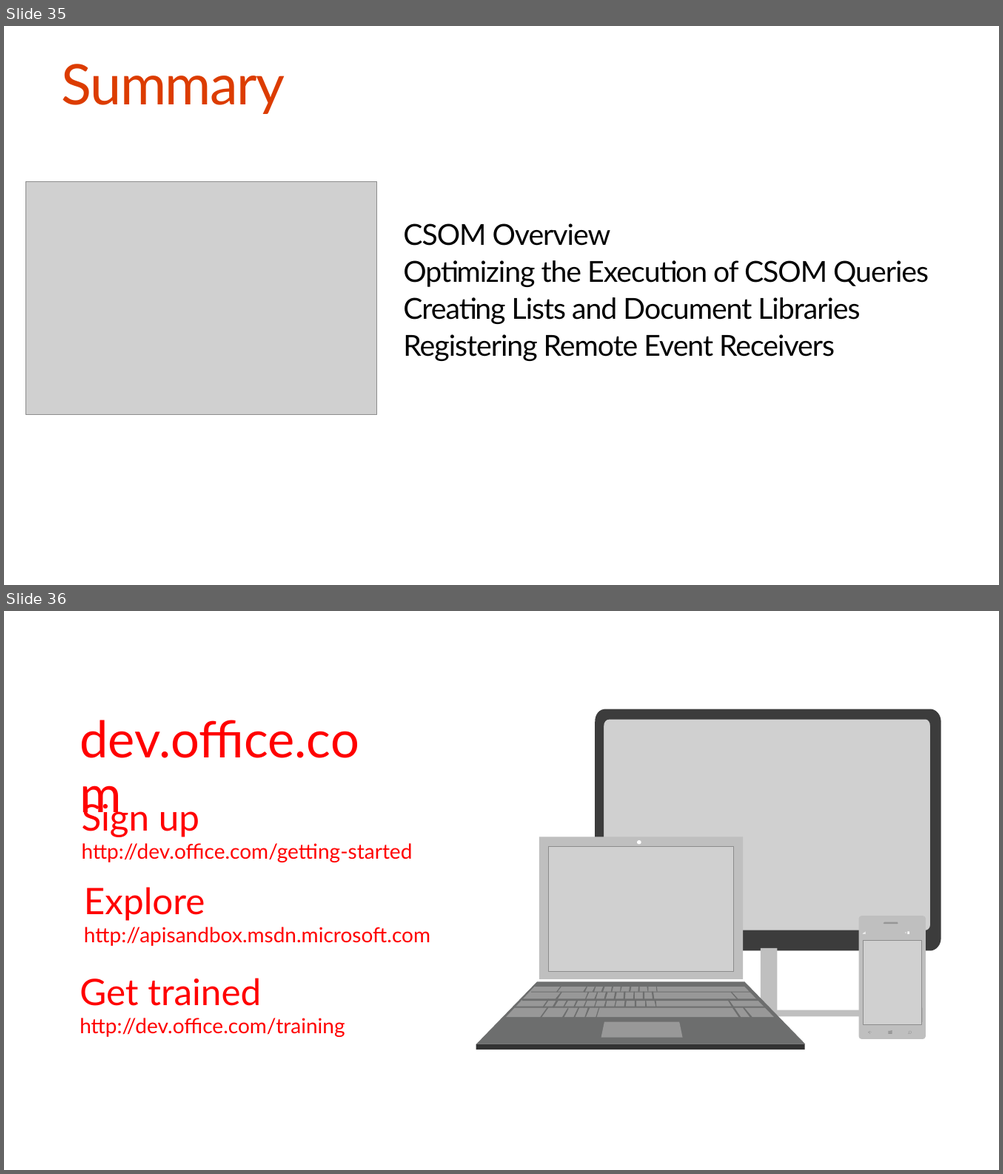
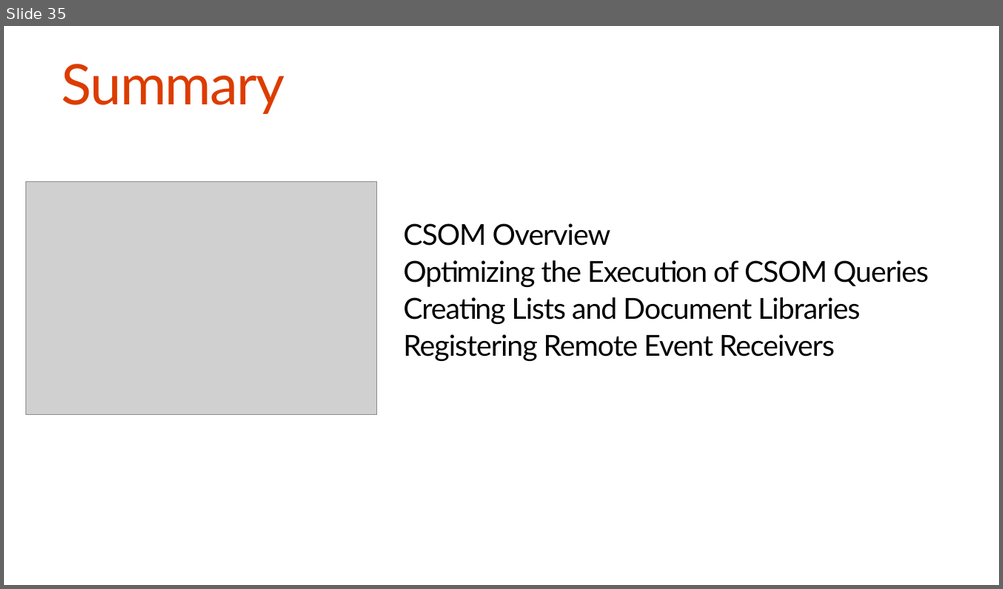
Before and after one commit to OfficeDev/TrainingContent, a slide deck: O3656/O3656-4 Deep dive into SharePoint Lists with CSOM APIs/O3656-4 Deep dive into SharePoint Lists with CSOM APIs.pptx. Shown one above the other, each under a label of ours: slides 35 and 36 before the commit, slide 35 after it. The pictures are 1003x1174 and 1003x589 pixels, drawn with LibreOffice and Linux fonts; fonts in the diff are those of the drawing; grey boxes stand for pictures. Boxes give left, top, right and bottom in pixels: in the first picture for what was removed or moved away, otherwise in the second. Text is boxed around its words. In the diff, an @@ line names an element or a change of style, - is before the commit and + after.

```diff
--- a/O3656/O3656-4 Deep dive into SharePoint Lists with CSOM APIs/O3656-4 Deep dive into SharePoint Lists with CSOM APIs.pptx
+++ b/O3656/O3656-4 Deep dive into SharePoint Lists with CSOM APIs/O3656-4 Deep dive into SharePoint Lists with CSOM APIs.pptx
@@ slide 36 removed at [4,611,999,1170], background #FFFFFF @@
@@ text removed at [79,720,359,758] @@
-dev.office.com
@@ text removed at [82,799,412,863] @@
-Sign up
-http://dev.office.com/getting-started
@@ text removed at [84,887,430,946] @@
-Explore
-http://apisandbox.msdn.microsoft.com
@@ group removed at [858,916,925,1039]: 19 rectangles, 7 freeform shapes, 2 lines, 1 ellipse, 1 picture @@
@@ group removed at [595,709,941,1017]: 2 rectangles, 1 picture, 1 freeform shape @@
@@ text removed at [79,978,344,1037] @@
-Get trained
-http://dev.office.com/training
@@ group removed at [475,837,805,1050]: 41 freeform shapes, 7 rectangles, 1 picture, 1 ellipse @@
```
Also in this commit, not shown: 3 slides added, 2 other slides removed, 5 other files.
